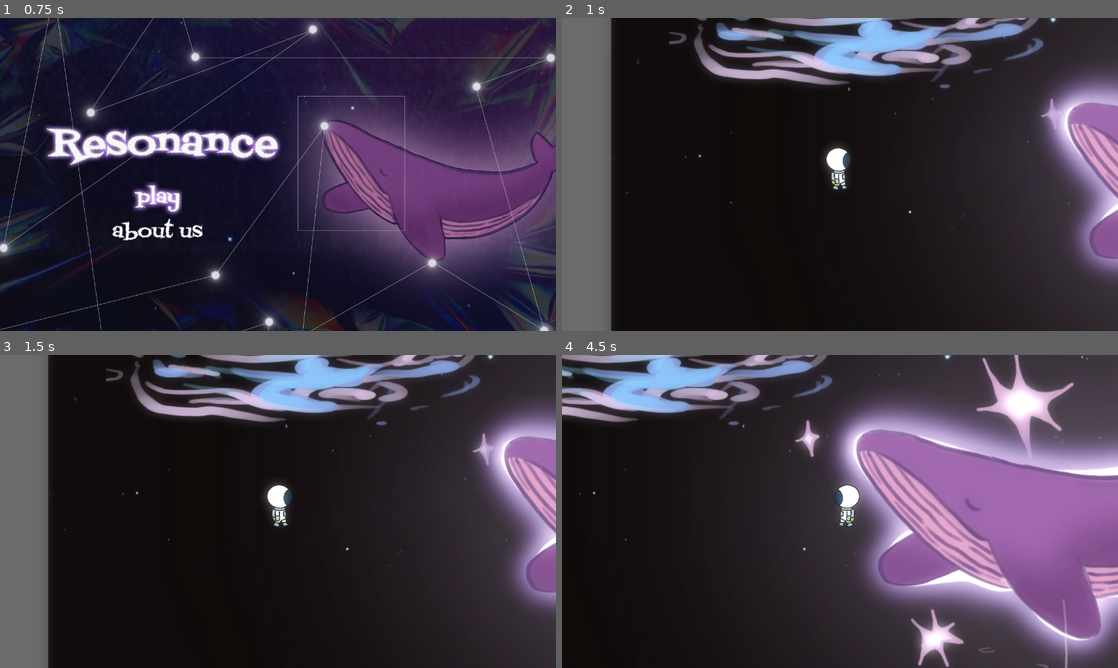
Above: before the commit, frames 1-4 (two rows, left to right).
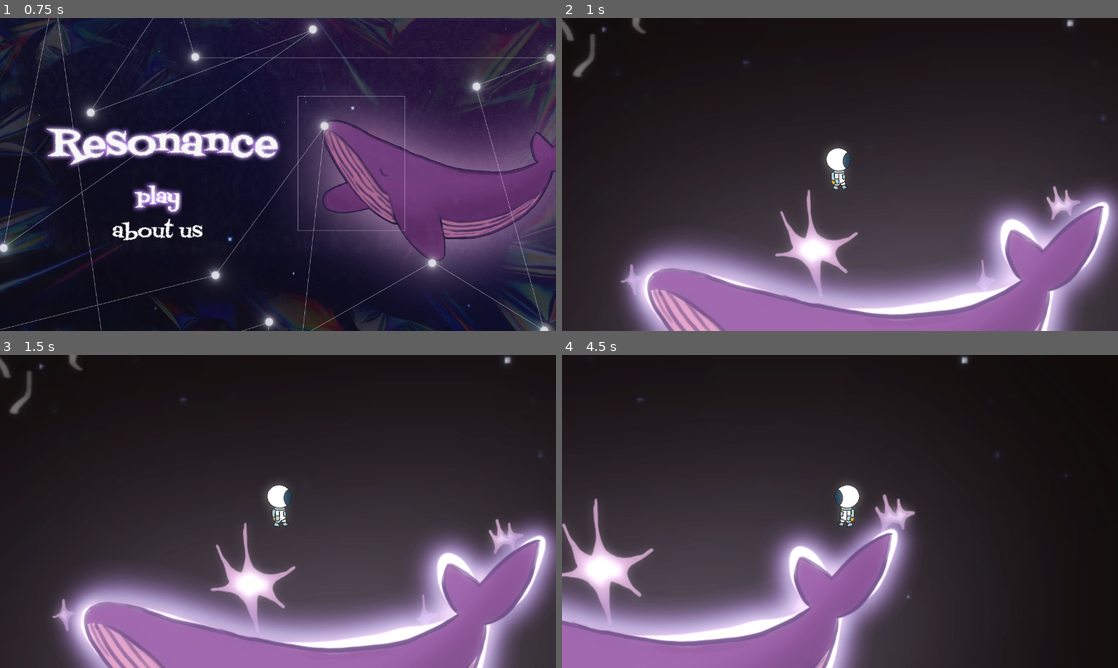
Above: after the commit, the same moments.

Repository: alexgaaranes/jame-gam-50
Game: Godot game, scene res://scenes/menu/main_menu.tscn
Same seed, same stepped clock (60 frames per second), same inputs: the game is played once before the commit and once after it. Sound files missing from this copy of the repository are replaced by a short silence.
Inputs (mouse positions are in pixels of both pictures, inside the frame that each line leads up to):
- Up to frame 1 (0.75 s): click (155, 199) at 0.5 s
- Up to frame 2 (1 s): no input
- Up to frame 3 (1.5 s): move the mouse to (400, 495) at 1.27 s; hold D (right) from 1.28 s (still down); tap F (Interact) at 1.35 s; click (400, 495) at 1.42 s
- Up to frame 4 (4.5 s): release D (right) at 2 s; drag from (728, 527) to (812, 574) at 2.02 s; move the mouse to (895, 442) at 2.77 s; hold D (right) 2.78-3.5 s; tap F (Interact) at 2.85, 4.35 s; drag from (812, 574) to (673, 464) at 3.52 s; move the mouse to (1006, 558) at 4.27 s; hold A (left) from 4.28 s (still down)

Frame 1 is identical in both runs. In frame 2, 69% of the frame differs, in the area x 0-100%, y 0-100%; in frame 3, 70%; in frame 4, 81%.

Commit message:
fix: merge

Diff:
--- a/scenes/level/game.tscn
+++ b/scenes/level/game.tscn
@@ -1,8 +1,9 @@
-[gd_scene load_steps=11 format=3 uid="uid://dmy2wjd7ppa7w"]
+[gd_scene load_steps=12 format=3 uid="uid://bfchvfr2yseek"]
 
 [ext_resource type="Script" uid="uid://btbhqx4hv1nob" path="res://scripts/GameManager.gd" id="1_ig4jx"]
 [ext_resource type="Texture2D" uid="uid://du8m33l7gvebq" path="res://assets/Background.png" id="2_pn0ym"]
 [ext_resource type="PackedScene" uid="uid://kg3kqfg2wqas" path="res://scenes/whale/whale.tscn" id="3_0o7gw"]
+[ext_resource type="Texture2D" uid="uid://bs2g4sx2lk1wx" path="res://assets/BG_stars.png" id="3_pn0ym"]
 [ext_resource type="PackedScene" uid="uid://kk2modep8asl" path="res://scenes/galaxy/galaxy.tscn" id="4_d3kax"]
 [ext_resource type="Script" uid="uid://cge5hujdo2rbe" path="res://scenes/level/galaxy1.gd" id="5_lw8he"]
 [ext_resource type="Script" uid="uid://eh3wbx02mj4p" path="res://scenes/level/galaxy2.gd" id="6_g35fm"]
@@ -26,25 +27,31 @@
 
 [node name="Space" type="Sprite2D" parent="ParallaxBackground/ParallaxLayer"]
 position = Vector2(960, 536)
+scale = Vector2(3, 3)
 texture = ExtResource("2_pn0ym")
+
+[node name="Trail" type="Sprite2D" parent="."]
+position = Vector2(792, 528)
+scale = Vector2(2, 2)
+texture = ExtResource("3_pn0ym")
 
 [node name="Whale" parent="." instance=ExtResource("3_0o7gw")]
 position = Vector2(888, 496)
 
 [node name="Galaxy" parent="." instance=ExtResource("4_d3kax")]
-position = Vector2(336, 200)
+position = Vector2(-264, 408)
 script = ExtResource("5_lw8he")
 
 [node name="Galaxy2" parent="." instance=ExtResource("4_d3kax")]
-position = Vector2(1624, 168)
+position = Vector2(1776, -240)
 script = ExtResource("6_g35fm")
 
 [node name="Galaxy3" parent="." instance=ExtResource("4_d3kax")]
-position = Vector2(952, 880)
+position = Vector2(1288, 1224)
 script = ExtResource("7_g280g")
 
 [node name="Player" parent="." instance=ExtResource("8_bften")]
-position = Vector2(275, 470)
+position = Vector2(920, 216)
 
 [node name="Camera2D" type="Camera2D" parent="Player"]
 position = Vector2(1, 9)
--- /dev/null
+++ b/scenes/level/main.tscn
@@ -0,0 +1,74 @@
+[gd_scene load_steps=12 format=3 uid="uid://b2oltj1nnw2op"]
+
+[ext_resource type="Script" uid="uid://btbhqx4hv1nob" path="res://scripts/GameManager.gd" id="1_6ulxj"]
+[ext_resource type="Texture2D" uid="uid://du8m33l7gvebq" path="res://assets/Background.png" id="1_64aob"]
+[ext_resource type="PackedScene" uid="uid://kg3kqfg2wqas" path="res://scenes/whale/whale.tscn" id="1_855hj"]
+[ext_resource type="PackedScene" uid="uid://kk2modep8asl" path="res://scenes/galaxy/galaxy.tscn" id="1_iernp"]
+[ext_resource type="PackedScene" uid="uid://esud7bwuxrjp" path="res://scenes/player/player.tscn" id="1_oept5"]
+[ext_resource type="Texture2D" uid="uid://bs2g4sx2lk1wx" path="res://assets/BG_stars.png" id="3_1o8wa"]
+[ext_resource type="Script" uid="uid://cge5hujdo2rbe" path="res://scenes/level/galaxy1.gd" id="4_gjage"]
+[ext_resource type="Script" uid="uid://eh3wbx02mj4p" path="res://scenes/level/galaxy2.gd" id="5_x0mk0"]
+[ext_resource type="Script" uid="uid://bm4ch6gyn6jl4" path="res://scenes/level/galaxy3.gd" id="6_2hqms"]
+[ext_resource type="PackedScene" uid="uid://ht2ucbxw6pqq" path="res://scenes/hud/hud.tscn" id="8_1bkat"]
+
+[sub_resource type="Environment" id="Environment_2hqms"]
+background_mode = 3
+glow_enabled = true
+glow_intensity = 1.0
+glow_bloom = 0.45
+
+[node name="Main" type="Node2D"]
+script = ExtResource("1_6ulxj")
+
+[node name="ParallaxBackground" type="ParallaxBackground" parent="."]
+
+[node name="ParallaxLayer" type="ParallaxLayer" parent="ParallaxBackground"]
+motion_scale = Vector2(0.5, 0.5)
+
+[node name="Space" type="Sprite2D" parent="ParallaxBackground/ParallaxLayer"]
+position = Vector2(960, 536)
+scale = Vector2(3, 3)
+texture = ExtResource("1_64aob")
+
+[node name="Sprite2D" type="Sprite2D" parent="."]
+position = Vector2(808, 528)
+scale = Vector2(2.225, 2.225)
+texture = ExtResource("3_1o8wa")
+
+[node name="Whale" parent="." instance=ExtResource("1_855hj")]
+position = Vector2(888, 496)
+
+[node name="Galaxy" parent="." instance=ExtResource("1_iernp")]
+position = Vector2(-360, 360)
+script = ExtResource("4_gjage")
+
+[node name="Galaxy2" parent="." instance=ExtResource("1_iernp")]
+position = Vector2(1944, -344)
+script = ExtResource("5_x0mk0")
+
+[node name="Galaxy3" parent="." instance=ExtResource("1_iernp")]
+position = Vector2(1448, 1376)
+script = ExtResource("6_2hqms")
+
+[node name="Player" parent="." instance=ExtResource("1_oept5")]
+position = Vector2(944, 184)
+
+[node name="Camera2D" type="Camera2D" parent="Player"]
+position = Vector2(1, 9)
+zoom = Vector2(1.5, 1.5)
+position_smoothing_enabled = true
+rotation_smoothing_enabled = true
+
+[node name="WorldEnvironment" type="WorldEnvironment" parent="."]
+environment = SubResource("Environment_2hqms")
+
+[node name="HudCanvas" type="CanvasLayer" parent="."]
+
+[node name="Hud" parent="HudCanvas" instance=ExtResource("8_1bkat")]
+
+[connection signal="body_entered" from="Galaxy" to="Galaxy" method="_on_body_entered"]
+[connection signal="body_exited" from="Galaxy" to="Galaxy" method="_on_body_exited"]
+[connection signal="body_entered" from="Galaxy2" to="Galaxy2" method="_on_body_entered"]
+[connection signal="body_exited" from="Galaxy2" to="Galaxy2" method="_on_body_exited"]
+[connection signal="body_entered" from="Galaxy3" to="Galaxy3" method="_on_body_entered"]
+[connection signal="body_exited" from="Galaxy3" to="Galaxy3" method="_on_body_exited"]
